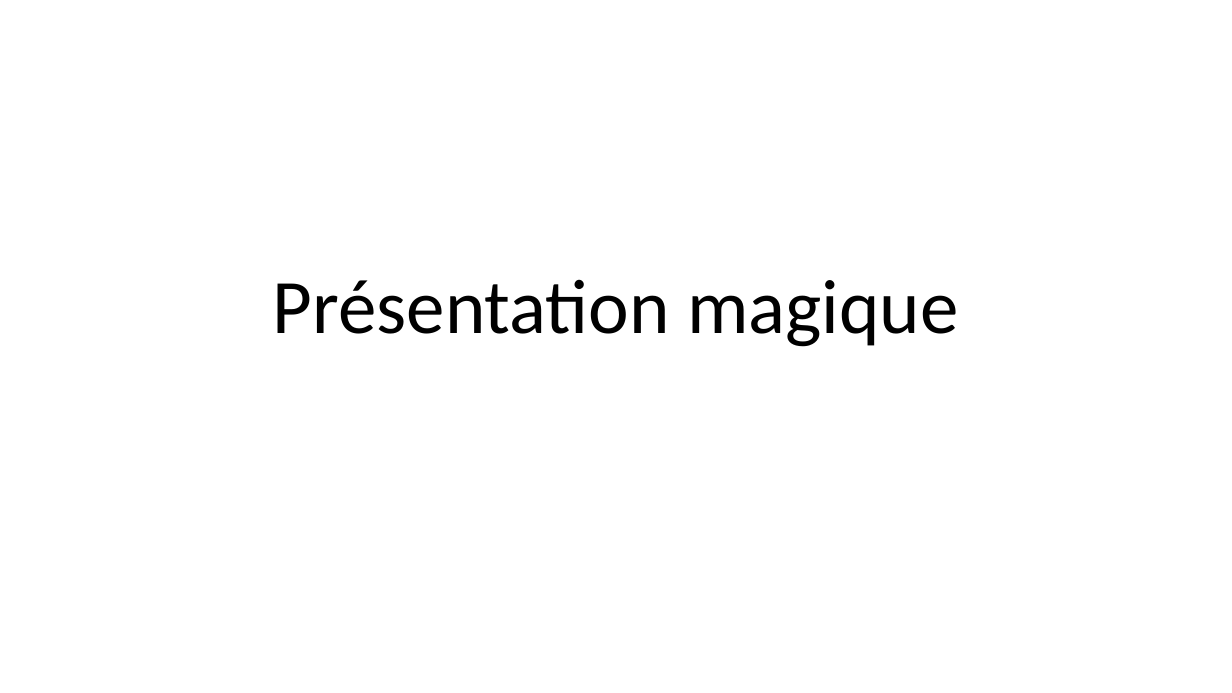
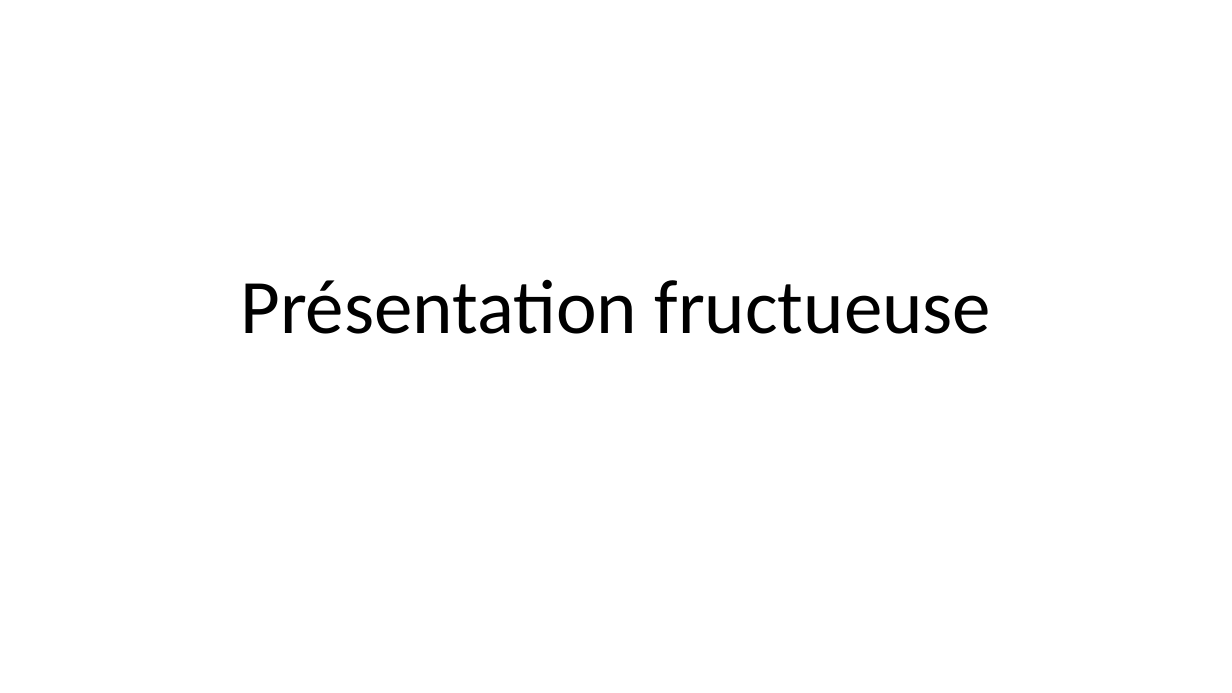
Before and after one commit to jonathanMelly/tmsp, a slide deck: slide 1 of defense.pptx. Drawn at 1232x693 pixels with LibreOffice and Linux fonts; fonts in the diff are those of the drawing. Boxes give left, top, right and bottom in pixels: in the first picture for what was removed or moved away, otherwise in the second. Text is boxed around its words. In the diff, an @@ line names an element or a change of style, - is before the commit and + after.

Commit message:
ajout du rendu intermédiaire + restore defense fructueuse

```diff
--- a/defense.pptx
+++ b/defense.pptx
@@ title at <box>240,279,991,334</box>: text changed @@
-Présentation magique
+Présentation fructueuse
```
Also in this commit, not shown: 1 other file.
